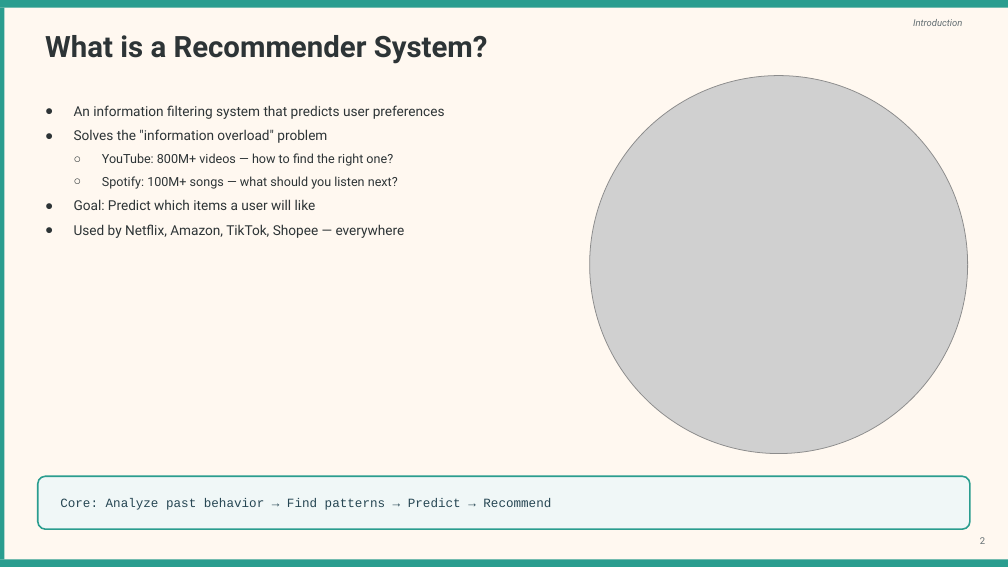
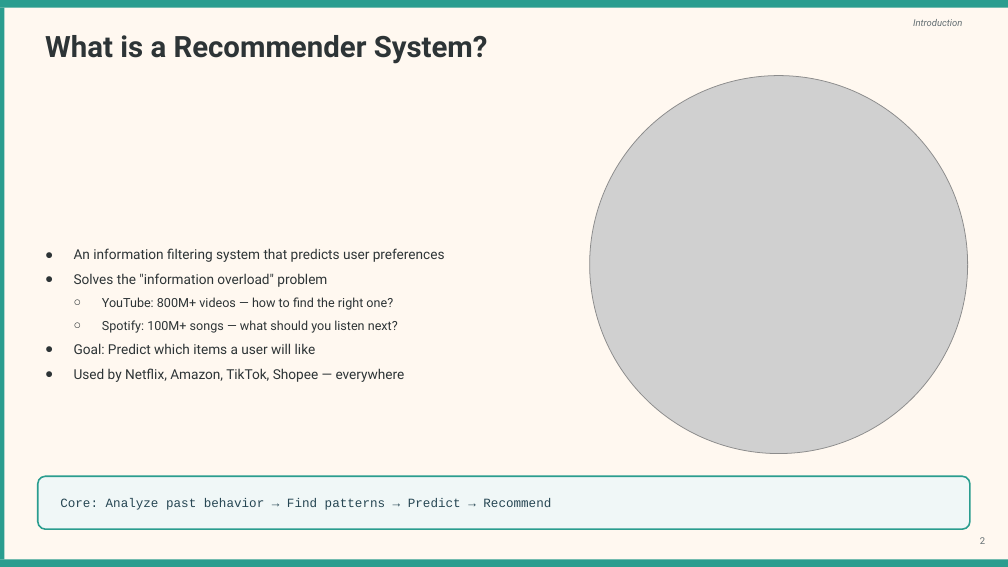
Before and after one commit to initforge/recommendation-system, a slide deck: slide 2 of slides/Movie_Recommender_Presentation.pptx. Drawn at 1008x567 pixels with LibreOffice and Linux fonts; fonts in the diff are those of the drawing; grey boxes stand for pictures. Boxes give left, top, right and bottom in pixels: in the first picture for what was removed or moved away, otherwise in the second. Text is boxed around its words. In the diff, an @@ line names an element or a change of style, - is before the commit and + after.

Commit message:
style(slides): revert to original v2 image assets and apply valign: middle for balanced spacing

```diff
--- a/slides/Movie_Recommender_Presentation.pptx
+++ b/slides/Movie_Recommender_Presentation.pptx
@@ text "An information filtering system that ..." at (74, 248, 445, 382): vertical alignment top to middle @@
```
Also in this commit, not shown: 13 other slides changed, 3 other files.
